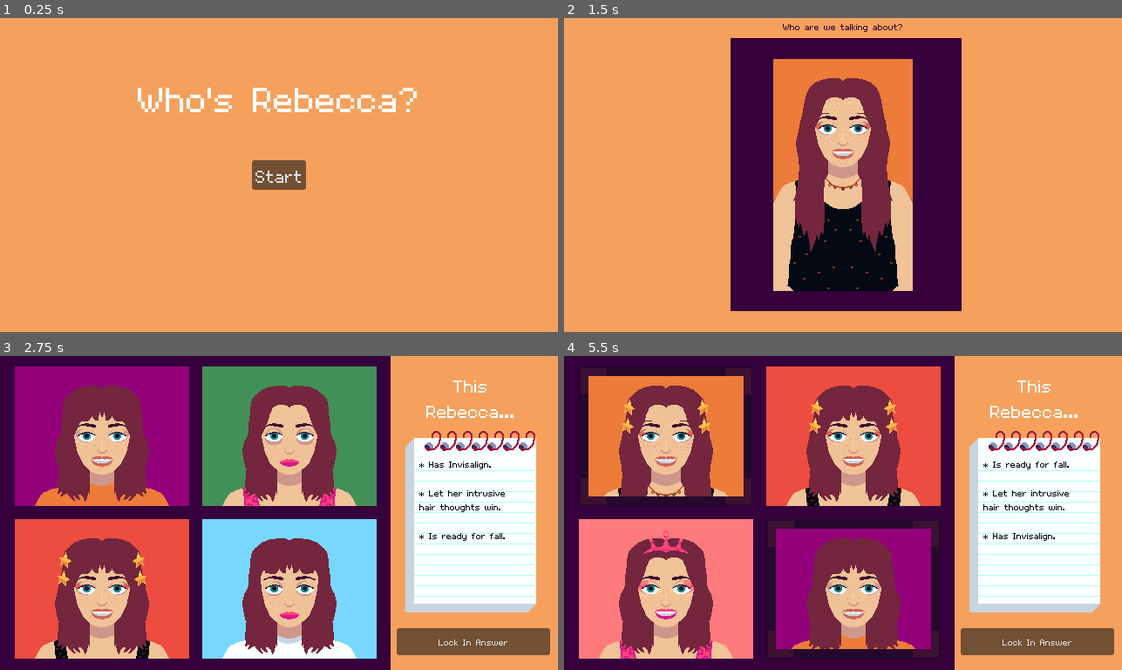
Above: before the commit, frames 1-4 (two rows, left to right).
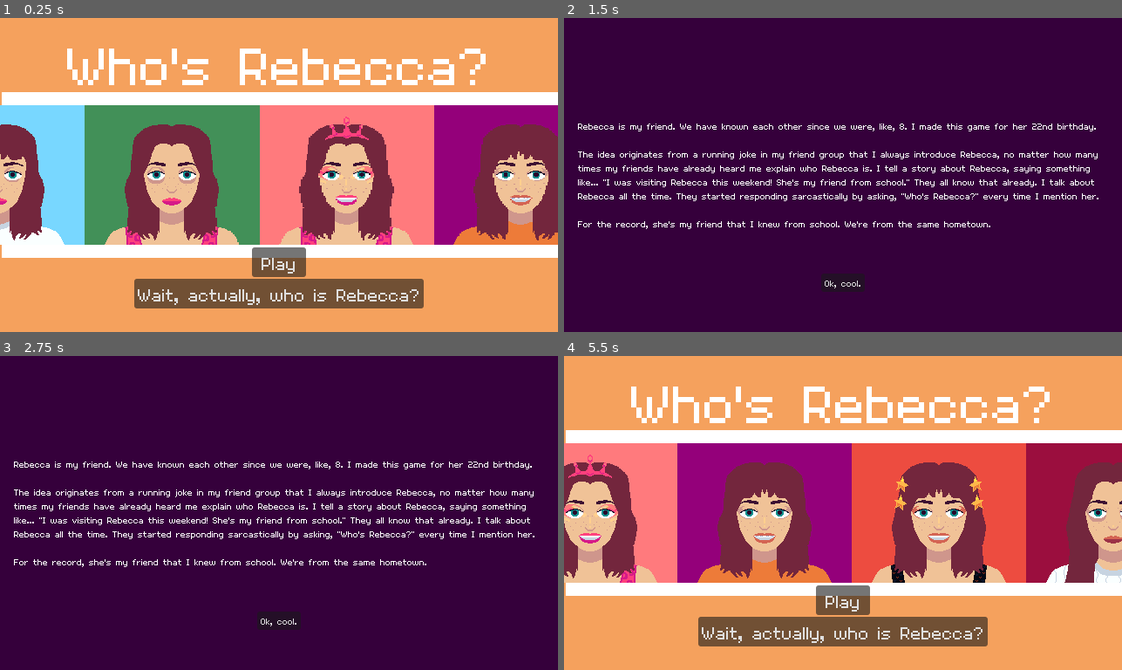
Above: after the commit, the same moments.

Repository: jadicodes/whos-rebecca
Game: Godot game, scene res://main/main.tscn
The game is run twice, just before and just after one commit, with the same random seed, the same clock (stepped at 60 frames per second) and the same inputs.
Inputs (mouse positions are in pixels of both pictures, inside the frame that each line leads up to):
- Up to frame 1 (0.25 s): no input
- Up to frame 2 (1.5 s): click (843, 294) at 0.5 s, where only the run after the commit has a clickable "Wait, actually, who is Rebecc…"; click "Start" (after the commit: "Play") at 1.25 s
- Up to frame 3 (2.75 s): click (279, 600) at 2 s, where only the run after the commit has a clickable "Play"
- Up to frame 4 (5.5 s): click (843, 619) at 2.75 s, where only the run after the commit has a clickable "Ok, cool."; click (664, 437) at 3.52 s; click (1038, 641) at 4.25 s, where only the run before the commit has a clickable "Lock In Answer"; click (843, 513) at 5.02 s

The runs differ from the first frame. In frame 1, 60% of the frame differs, in the area x 0-100%, y 9-93%; in frame 2, 83%; in frame 3, 85%; in frame 4, 86%, in the area x 0-100%, y 0-100%.

Commit message:
Add scrolling Rebeccas to the main menu

Diff:
--- a/project/game/game.gd
+++ b/project/game/game.gd
@@ -5,6 +5,8 @@
 @export var _rebeccas: Array[CharacterBase]
 @onready var _portrait_grid = %PortraitGridContainer
 
+
+# Choose 4 random Rebecca's from the array of all Rebecca's
 
 func _choose_random_characters(character: String):
 	var picked_characters: Array[CharacterBase]
@@ -20,6 +22,8 @@
 	_set_traits(correct_rebecca)
 
 
+# Iterate through children of PortraitGridContainer and set texture property to portrait
+
 func _create_portraits(array_of_characters):
 	var counter = 0
 	for child in _portrait_grid.get_children():
@@ -28,11 +32,15 @@
 	counter = 0
 
 
+# Set the three traits of the selected Rebecca in the textbox
+
 func _set_traits(rebecca):
 	rebecca.traits.shuffle()
 	print(rebecca.traits[0], rebecca.traits[1], rebecca.traits[2])
 	$Textbox.set_traits(rebecca.traits[0], rebecca.traits[1], rebecca.traits[2])
 
 
+# When lock in button is pressed, emit signal to alert main
+
 func _on_lock_in_button_pressed() -> void:
 	emit_signal("answer_locked_in")
--- a/project/main_menu/main_menu.gd
+++ b/project/main_menu/main_menu.gd
@@ -5,3 +5,11 @@
 
 func _on_start_button_pressed() -> void:
 	emit_signal("game_started")
+
+
+func _on_explanation_button_pressed() -> void:
+	$ExplanationPanel.show()
+
+
+func _on_ok_button_pressed() -> void:
+	$ExplanationPanel.hide()
--- a/project/main_menu/main_menu.tscn
+++ b/project/main_menu/main_menu.tscn
@@ -1,6 +1,15 @@
-[gd_scene load_steps=2 format=3 uid="uid://dg7xkexgkslnm"]
+[gd_scene load_steps=6 format=3 uid="uid://dg7xkexgkslnm"]
 
 [ext_resource type="Script" path="res://main_menu/main_menu.gd" id="1_tycpl"]
+[ext_resource type="Shader" path="res://main_menu/scroll.gdshader" id="2_a0y5c"]
+[ext_resource type="Texture2D" uid="uid://2ppc3lom74tn" path="res://main_menu/portrait_scroll.png" id="3_e5223"]
+
+[sub_resource type="ShaderMaterial" id="ShaderMaterial_hey1n"]
+shader = ExtResource("2_a0y5c")
+shader_parameter/speed = 0.05
+
+[sub_resource type="StyleBoxFlat" id="StyleBoxFlat_0610r"]
+bg_color = Color(0.207843, 0, 0.231373, 1)
 
 [node name="MainMenu" type="Control"]
 layout_mode = 3
@@ -11,6 +20,23 @@
 grow_vertical = 2
 script = ExtResource("1_tycpl")
 
+[node name="ScrollBackground" type="ColorRect" parent="."]
+layout_mode = 0
+offset_left = 2.0
+offset_top = 85.0
+offset_right = 646.0
+offset_bottom = 275.0
+
+[node name="PortraitScroll" type="TextureRect" parent="ScrollBackground"]
+texture_repeat = 2
+material = SubResource("ShaderMaterial_hey1n")
+layout_mode = 0
+offset_left = -87.0
+offset_top = 15.0
+offset_right = 1313.0
+offset_bottom = 175.0
+texture = ExtResource("3_e5223")
+
 [node name="StartButton" type="Button" parent="."]
 layout_mode = 1
 anchors_preset = 8
@@ -18,30 +44,91 @@
 anchor_top = 0.5
 anchor_right = 0.5
 anchor_bottom = 0.5
-offset_left = -23.0
-offset_top = -15.5
-offset_right = 23.0
-offset_bottom = 15.5
+offset_left = -31.0
+offset_top = 83.0
+offset_right = 31.0
+offset_bottom = 117.0
 grow_horizontal = 2
 grow_vertical = 2
 theme_override_font_sizes/font_size = 32
-text = "Start"
+text = "Play"
 
 [node name="Title" type="Label" parent="."]
+layout_mode = 1
+anchors_preset = 5
+anchor_left = 0.5
+anchor_right = 0.5
+offset_left = -252.0
+offset_top = 13.0
+offset_right = 252.0
+offset_bottom = 89.0
+grow_horizontal = 2
+theme_override_font_sizes/font_size = 96
+text = "Who's Rebecca?"
+horizontal_alignment = 1
+
+[node name="ExplanationButton" type="Button" parent="."]
 layout_mode = 1
 anchors_preset = 8
 anchor_left = 0.5
 anchor_top = 0.5
 anchor_right = 0.5
 anchor_bottom = 0.5
-offset_left = -252.0
-offset_top = -115.0
-offset_right = 252.0
-offset_bottom = -55.0
+offset_left = -166.0
+offset_top = 119.0
+offset_right = 166.0
+offset_bottom = 153.0
 grow_horizontal = 2
 grow_vertical = 2
-theme_override_font_sizes/font_size = 64
-text = "Who's Rebecca?"
-horizontal_alignment = 1
+theme_override_font_sizes/font_size = 32
+text = "Wait, actually, who is Rebecca?"
+
+[node name="ExplanationPanel" type="Panel" parent="."]
+visible = false
+layout_mode = 1
+anchors_preset = 15
+anchor_right = 1.0
+anchor_bottom = 1.0
+grow_horizontal = 2
+grow_vertical = 2
+theme_override_styles/panel = SubResource("StyleBoxFlat_0610r")
+
+[node name="MarginContainer" type="MarginContainer" parent="ExplanationPanel"]
+layout_mode = 1
+anchors_preset = 15
+anchor_right = 1.0
+anchor_bottom = 1.0
+grow_horizontal = 2
+grow_vertical = 2
+theme_override_constants/margin_left = 16
+theme_override_constants/margin_top = 16
+theme_override_constants/margin_right = 16
+theme_override_constants/margin_bottom = 16
+
+[node name="Label" type="Label" parent="ExplanationPanel/MarginContainer"]
+layout_mode = 2
+text = "Rebecca is my friend. We have known each other since we were, like, 8. I made this game for her 22nd birthday.
+
+The idea originates from a running joke in my friend group that I always introduce Rebecca, no matter how many times my friends have already heard me explain who Rebecca is. I tell a story about Rebecca, saying something like... \"I was visiting Rebecca this weekend! She's my friend from school.\" They all know that already. I talk about Rebecca all the time. They started responding sarcastically by asking, \"Who's Rebecca?\" every time I mention her.
+
+For the record, she's my friend that I knew from school. We're from the same hometown."
+autowrap_mode = 3
+
+[node name="OkButton" type="Button" parent="ExplanationPanel"]
+layout_mode = 1
+anchors_preset = 7
+anchor_left = 0.5
+anchor_top = 1.0
+anchor_right = 0.5
+anchor_bottom = 1.0
+offset_left = -25.0
+offset_top = -67.0
+offset_right = 25.0
+offset_bottom = -46.0
+grow_horizontal = 2
+grow_vertical = 0
+text = "Ok, cool."
 
 [connection signal="pressed" from="StartButton" to="." method="_on_start_button_pressed"]
+[connection signal="pressed" from="ExplanationButton" to="." method="_on_explanation_button_pressed"]
+[connection signal="pressed" from="ExplanationPanel/OkButton" to="." method="_on_ok_button_pressed"]
--- /dev/null
+++ b/project/main_menu/scroll.gdshader
@@ -0,0 +1,9 @@
+shader_type canvas_item;
+
+
+uniform float speed;
+
+
+void fragment () {
+	COLOR = texture(TEXTURE, vec2(UV.x + TIME * speed, UV.y));
+}
Binary file added: project/main_menu/portrait_scroll.png
Not shown, added: project/main_menu/portrait_scroll.png.import
